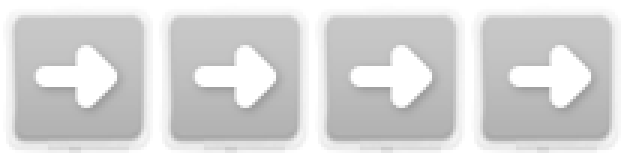
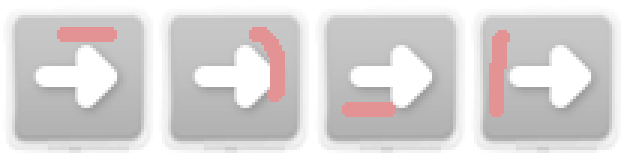
Layered file, before and after one edit (624px x 156px). Changes by layer:
added layer "Layer" above "Drop Shadow copy" over [57, 27, 510, 117]
